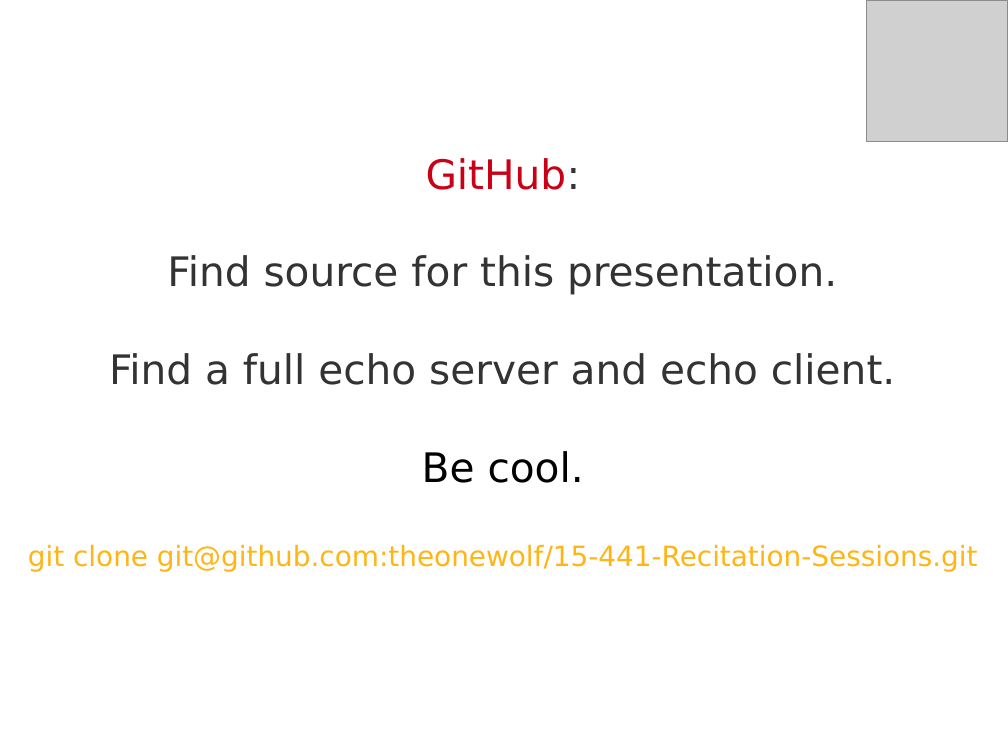
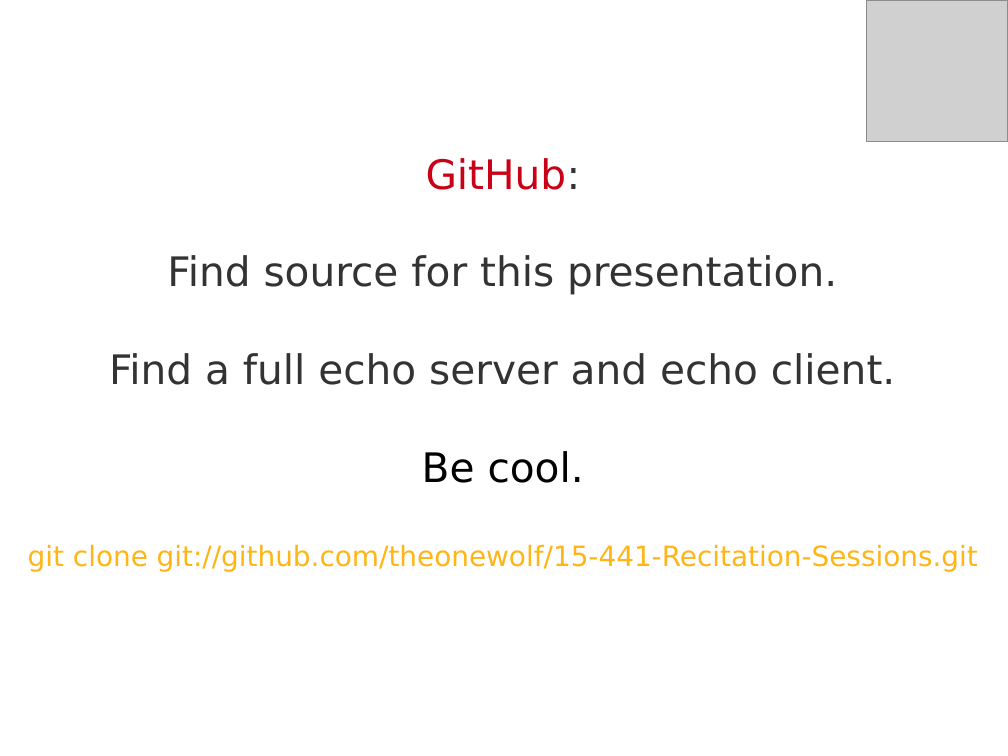
Before and after one commit to theonewolf/15-441-Recitation-Sessions, a slide deck: slide 59 of recitation1/src/recitation1.odp. Drawn at 1008x756 pixels with LibreOffice and Linux fonts; fonts in the diff are those of the drawing; grey boxes stand for pictures. Boxes give left, top, right and bottom in pixels: in the first picture for what was removed or moved away, otherwise in the second. Text is boxed around its words. In the diff, an @@ line names an element or a change of style, - is before the commit and + after.

```diff
--- a/recitation1/src/recitation1.odp
+++ b/recitation1/src/recitation1.odp
@@ subtitle at (28, 544, 978, 572): text changed @@
-git clone git@github.com:theonewolf/15-441-Recitation-Sessions.git
+git clone git://github.com/theonewolf/15-441-Recitation-Sessions.git
```
Also in this commit, not shown: 18 other slides changed, 1 other file.
